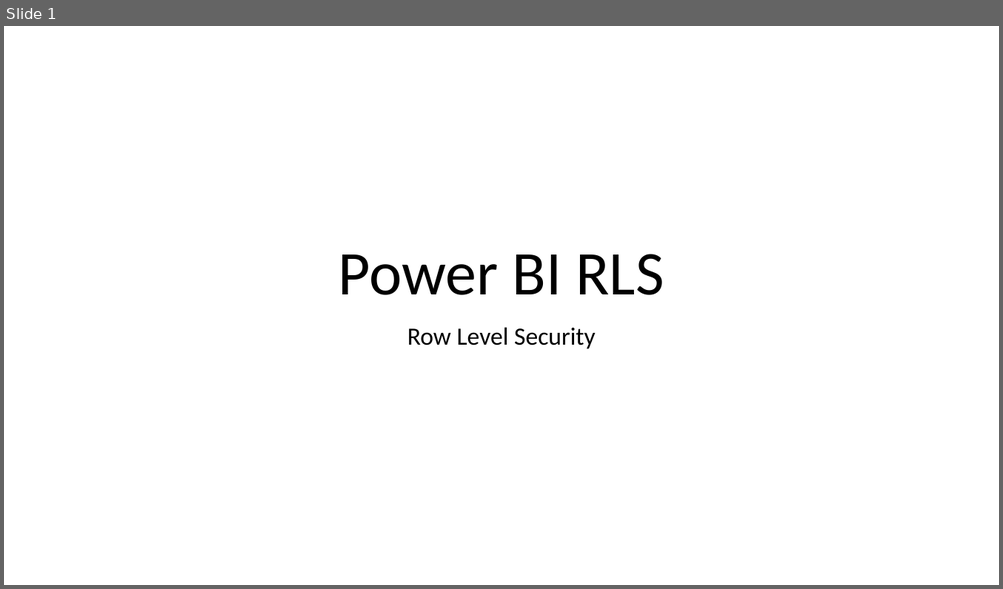
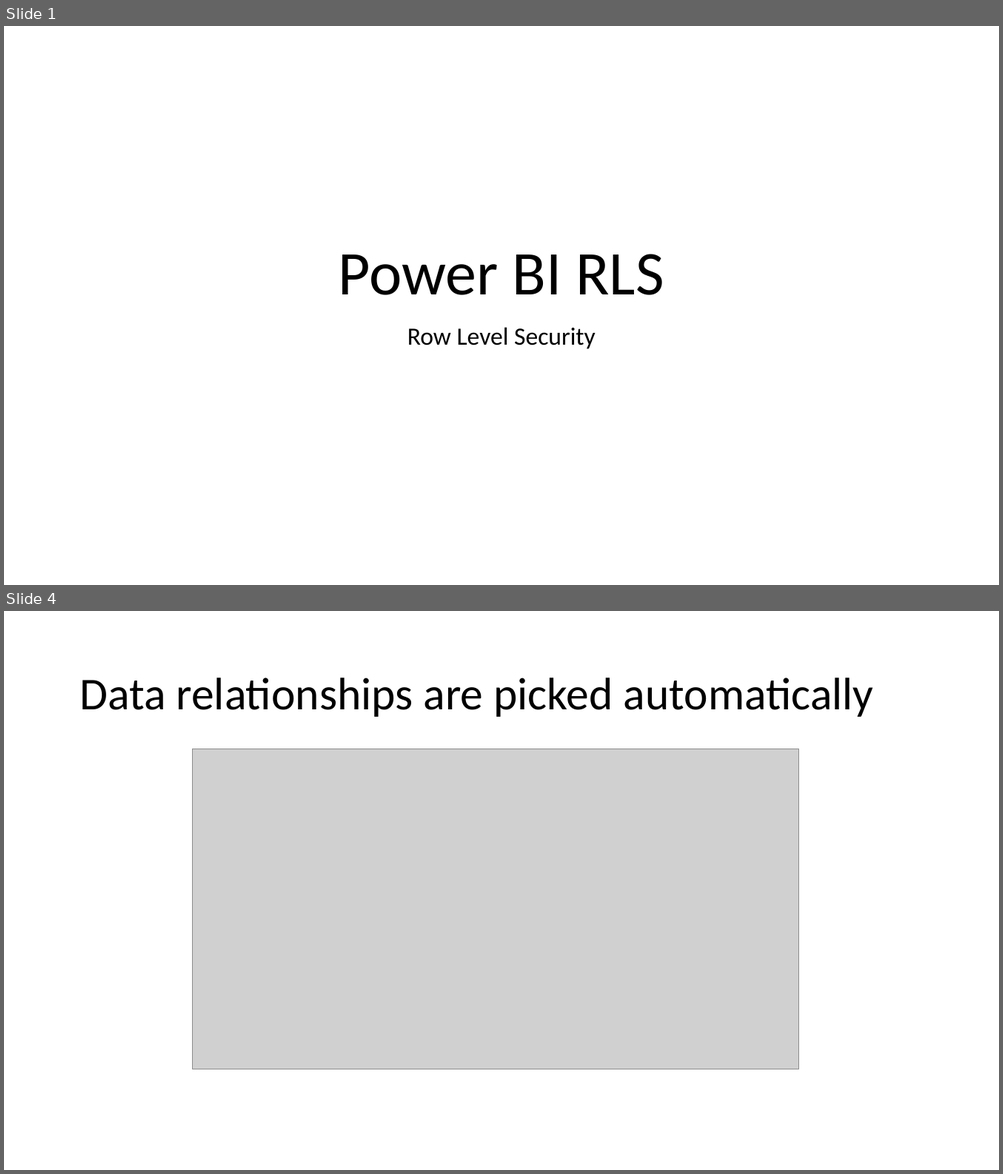
Before and after one commit to peterperov/PowerBIServer, a slide deck: Power BI Role Level Security.pptx. Shown one above the other, each under a label of ours: slide 1 before the commit, slides 1 and 4 after it; the slides between them are not shown. The pictures are 1003x589 and 1003x1174 pixels, drawn with LibreOffice and Linux fonts; fonts in the diff are those of the drawing; grey boxes stand for pictures. Boxes give left, top, right and bottom in pixels: in the first picture for what was removed or moved away, otherwise in the second. Text is boxed around its words. In the diff, an @@ line names an element or a change of style, - is before the commit and + after.

```diff
--- a/Power BI Role Level Security.pptx
+++ b/Power BI Role Level Security.pptx
@@ slide 4 added at (4, 611, 999, 1170), background #FFFFFF @@
@@ title added at (79, 678, 874, 717), 44 pt, text #000000 @@
+Data relationships are picked automatically
@@ picture added at (193, 749, 800, 1070) @@
```
Also in this commit, not shown: 1 slide changed, 14 other slides added.
